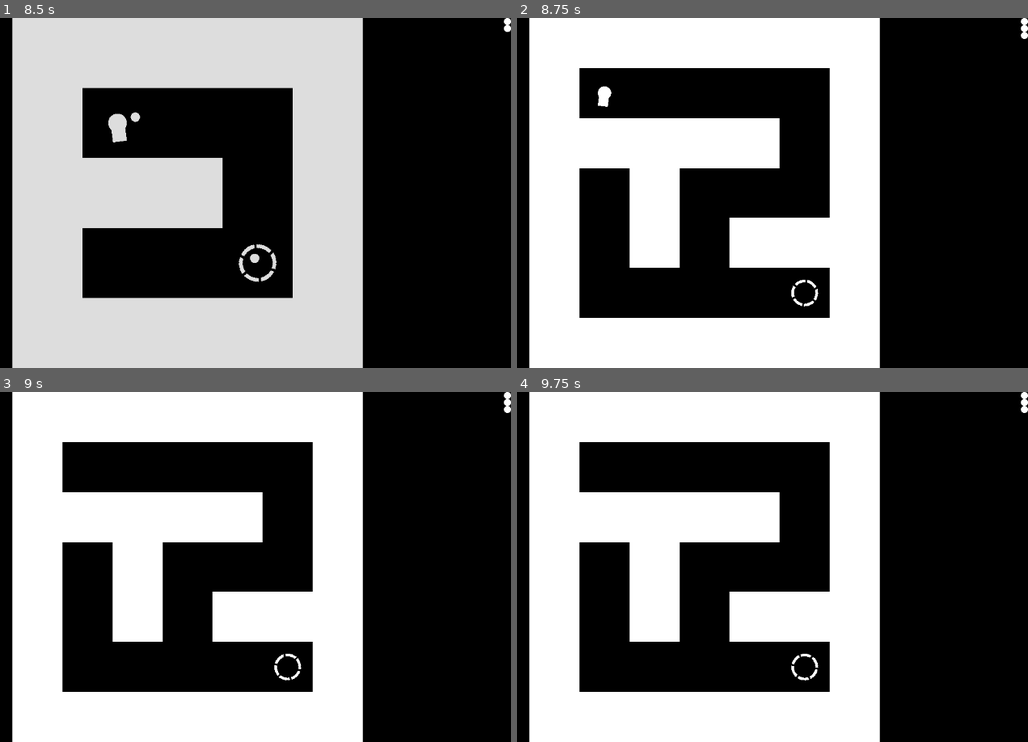
Above: before the commit, frames 1-4 (two rows, left to right).
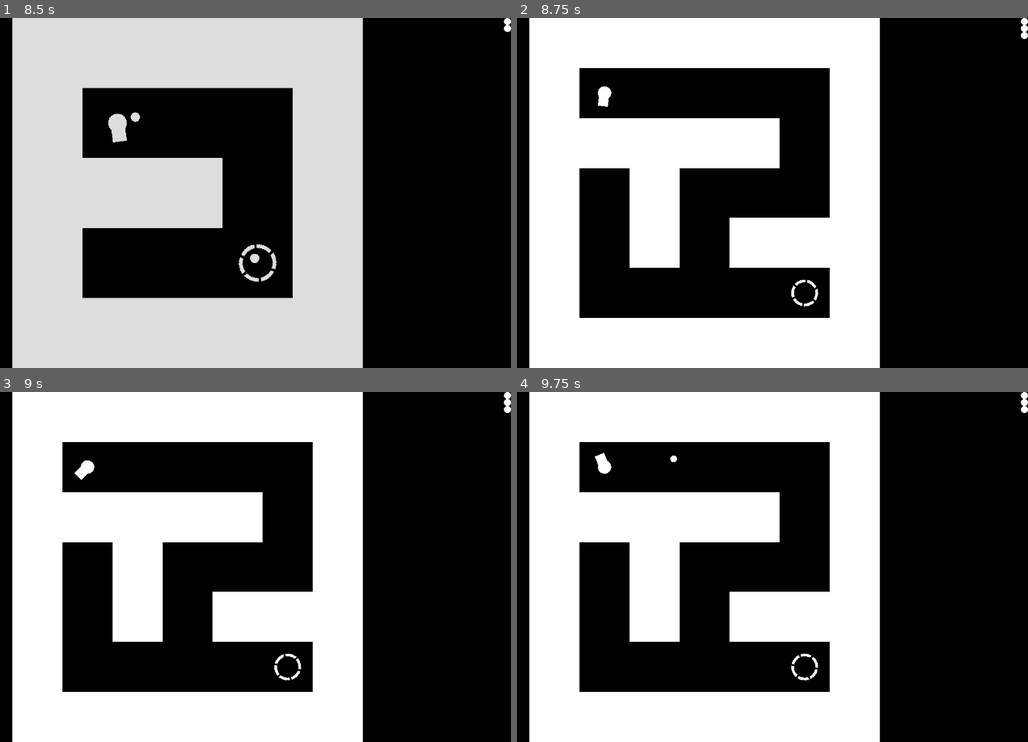
Above: after the commit, the same moments.

Repository: Christmas-Missionary/one_button_2024
Game: Godot game, scene res://src/starting_up.tscn
The game is run twice, just before and just after one commit, with the same random seed, the same clock (stepped at 60 frames per second) and the same inputs. Sound files missing from this copy of the repository are replaced by a short silence.
Inputs:
- Up to frame 1 (8.5 s): tap Enter at 0.5, 2.75 s; hold Space (OneButton) 0.53-1.28 s; tap Space (OneButton) every 1.5 s from 1.35 to 7.35 s; hold Space (OneButton) 2.03-2.78 s; hold Space (OneButton) 3.53-4.28 s; hold Space (OneButton) 5.03-5.78 s; hold Space (OneButton) 6.53-7.28 s; hold Space (OneButton) from 8.03 s (still down)
- Up to frame 2 (8.75 s): keep holding Space (OneButton)
- Up to frame 3 (9 s): release Space (OneButton) at 8.78 s; tap Space (OneButton) at 8.85 s
- Up to frame 4 (9.75 s): hold Space (OneButton) from 9.53 s (still down)

Frames 1-2 are identical in both runs. In frame 3, 0.1% of the frame differs, in the area x 14-19%, y 19-26%; in frame 4, 0.2%, in the area x 15-32%, y 17-24%.

Commit message:
input cooldown

Diff:
--- a/src/player.gd
+++ b/src/player.gd
@@ -3,18 +3,20 @@
 @onready var _shoot: = $Shoot as AudioStreamPlayer
 @onready var _death: = $Death as AudioStreamPlayer
 @onready var _bullet_pool: Node = $/root/Main/BulletPool
+@onready var _cooldown: = $Cooldown as Timer
 
 func _physics_process(delta: float) -> void:
 	const _ROT_SPEED: float = PI / 1.2
 	rotate(_ROT_SPEED * delta)
 
 func _unhandled_key_input(event: InputEvent) -> void:
-	if event.is_action_pressed(&"OneButton") and _bullet_pool.get_child_count() < 5 and is_visible():
+	if event.is_action_pressed(&"OneButton") and _bullet_pool.get_child_count() < 5 and is_visible() and !_cooldown.time_left:
 		((preload("res://src/bullet.tscn")
 		.instantiate() as Bullet)
 		.as_child_to(_bullet_pool)
 		.spawn(position, rotation))
 		_shoot.play()
+		_cooldown.start()
 		set_process(true)
 
 const _RESET_TIME: float = 5.0
--- a/src/player.tscn
+++ b/src/player.tscn
@@ -50,5 +50,10 @@
 stream = SubResource("AudioStreamRandomizer_yti6g")
 pitch_scale = 1.2
 
+[node name="Cooldown" type="Timer" parent="."]
+process_callback = 0
+wait_time = 0.5
+one_shot = true
+
 [connection signal="body_entered" from="." to="." method="check_for_bullet"]
 [connection signal="finished" from="Death" to="." method="show"]
